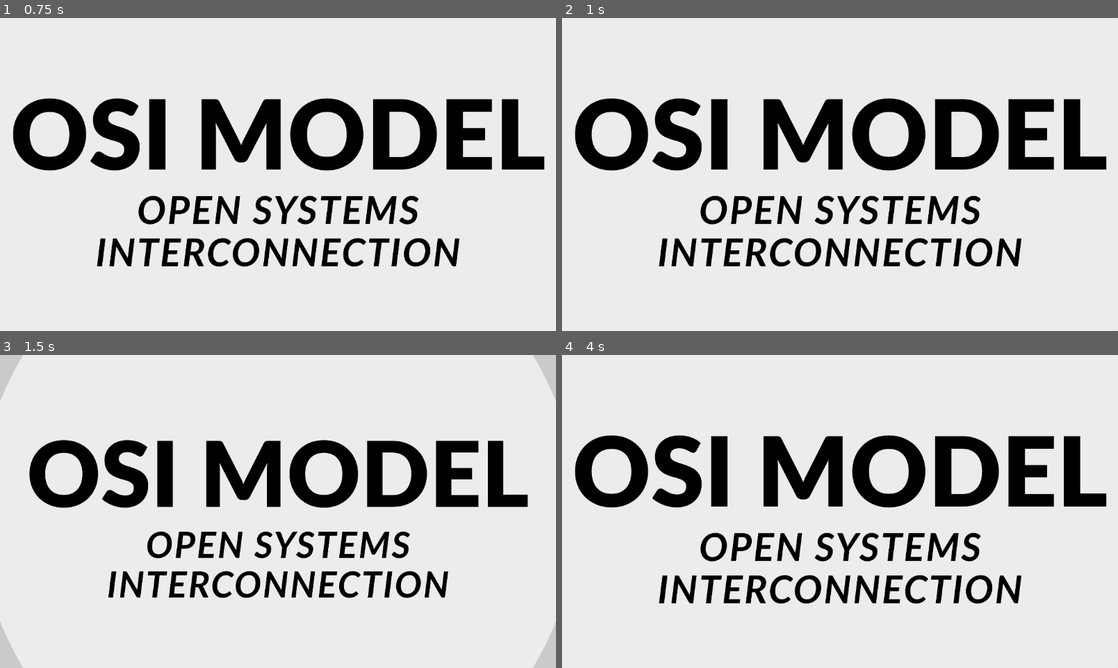
Above: before the commit, frames 1-4 (two rows, left to right).
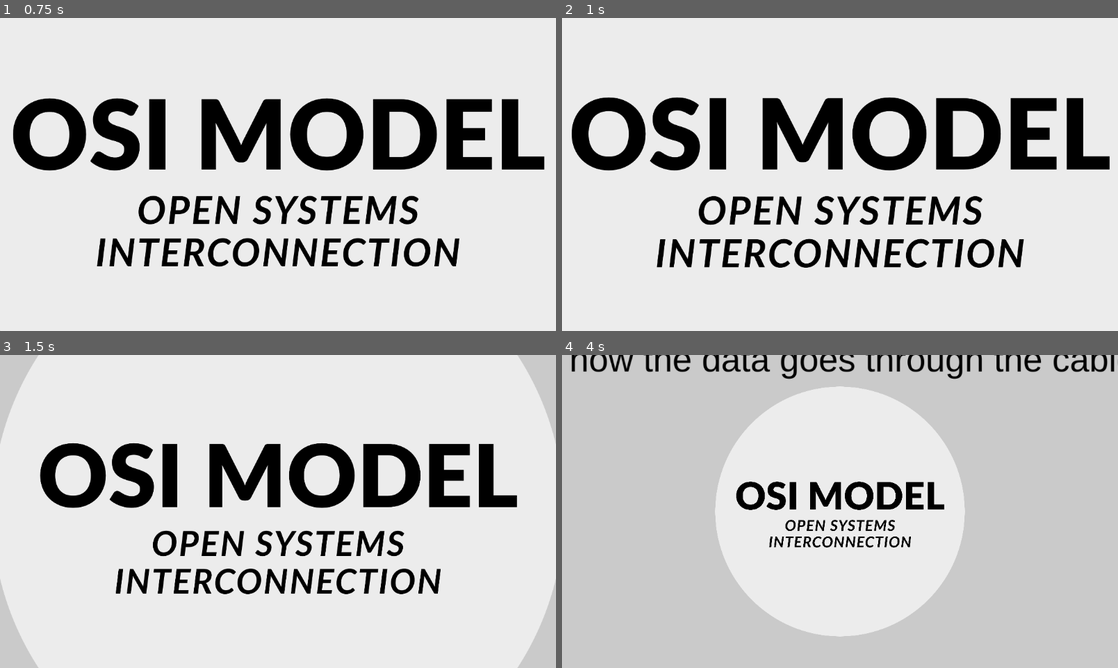
Above: after the commit, the same moments.

Repository: MalachiNg/OSI_model_explainer
Game: Godot game, scene res://main.tscn
Two runs of this game, one before a commit and one after it. Both use one fixed random seed, a clock stepped at 60 frames per second and the inputs below.
Inputs (mouse positions are in pixels of both pictures, inside the frame that each line leads up to):
- Up to frame 1 (0.75 s): tap Enter at 0.5 s; move the mouse to (400, 158) at 0.52 s; hold Up (scroll_in) from 0.53 s (still down)
- Up to frame 2 (1 s): keep holding Up (scroll_in); tap Down (scroll_out) at 0.8 s
- Up to frame 3 (1.5 s): tap Space at 1.25 s; move the mouse to (166, 527) at 1.27 s; release Up (scroll_in) at 1.28 s; tap Down (scroll_out) at 1.35 s
- Up to frame 4 (4 s): tap Up (scroll_in) at 1.55, 3.05 s; move the mouse to (895, 442) at 2.02 s; hold Up (scroll_in) 2.03-2.78 s; tap Down (scroll_out) at 2.3, 2.85, 3.8 s; tap Enter at 2.75 s; move the mouse to (812, 574) at 2.77 s; move the mouse to (1006, 558) at 3.52 s; hold Up (scroll_in) from 3.53 s (still down)

Frame 1 is identical in both runs. In frame 2, 5.3% of the frame differs, in the area x 1-99%, y 25-80%; in frame 3, 13%; in frame 4, 80%, in the area x 0-100%, y 0-100%.

Commit message:
Major Update: Added support for cursor control, and now the user can scroll in or out based on where the cursor is on the screen, as well as retaining arrows support. Finally, I added logos and start page loading screens etc, to make it look better, rather than have the regular default, no/low effort godot loading screens and icons.

Diff:
--- a/main.gd
+++ b/main.gd
@@ -1,4 +1,4 @@
-extends Node
+extends CharacterBody2D
 
 var intro_page_scale : float = float(0.55)
 var layer_1_scale : float = float(2.5)
@@ -10,25 +10,17 @@
 var layer_7_scale : float = float(39062.5)
 var scalar_x : float = float(1.0)
 var scalar : float = float(1.0)
+var scroll_speed : float
+var scalar_x_increaser : float
 
 
 func _process(_delta):
+	scroll()
+	calculate_scalar()
+	manage_scales()
+	show_corny_ass_acronym()
 	scroll_in()
 	scroll_out()
-	manage_scales()
-	calculate_scalar()
-	show_corny_ass_acronym()
-
-func scroll_in():
-	if Input.is_action_pressed("scroll_in"):
-		if scalar_x > 1:
-			scalar_x -= 0.01
-
-func scroll_out():
-	if Input.is_action_pressed("scroll_out"):
-		if scalar_x < 8.37:
-			scalar_x += 0.01
-
 
 func calculate_scalar():
 	scalar = (5*pow(2.71828183, (-1.609*scalar_x)))
@@ -44,9 +36,29 @@
 	$layer_7_Sprite2D.scale = Vector2((layer_7_scale*scalar), (layer_7_scale*scalar))
 
 func show_corny_ass_acronym():
-	if scalar_x > 8.379:
+	if scalar_x > 8.37:
 		$OSI_names_Sprite2D.show()
 		$OSI_acronym_Sprite2D.show()
 	else:
 		$OSI_names_Sprite2D.hide()
 		$OSI_acronym_Sprite2D.hide()
+
+func scroll():
+	scroll_speed = (get_global_mouse_position().y - 324)
+	scalar_x_increaser = ((scroll_speed-6.83)/9871.72)
+	if abs(scroll_speed) < 20:
+		scalar_x_increaser = 0
+	if scroll_speed > 0 and (scalar_x+scalar_x_increaser) < 8.379:
+		scalar_x += scalar_x_increaser
+	elif scroll_speed < 0 and (scalar_x+scalar_x_increaser) > 1:
+		scalar_x += scalar_x_increaser
+
+func scroll_in():
+	if Input.is_action_pressed("scroll_in"):
+		if scalar_x > 1:
+			scalar_x -= 0.01
+
+func scroll_out():
+	if Input.is_action_pressed("scroll_out"):
+		if scalar_x < 8.3:
+			scalar_x += 0.01
--- a/main.tscn
+++ b/main.tscn
@@ -12,7 +12,7 @@
 [ext_resource type="Texture2D" uid="uid://birgtmd1wpkw0" path="res://OSI_names.png" id="10_efxa6"]
 [ext_resource type="Texture2D" uid="uid://cqlalvpaebf1d" path="res://OSI_acronym.png" id="11_dg77c"]
 
-[node name="Main" type="Node"]
+[node name="Main" type="CharacterBody2D"]
 script = ExtResource("1_kek77")
 
 [node name="intro_page_Sprite2D" type="Sprite2D" parent="."]
--- a/project.godot
+++ b/project.godot
@@ -13,11 +13,13 @@
 config/name="OSI_explainer"
 run/main_scene="uid://bfmfve1ki64va"
 config/features=PackedStringArray("4.4", "GL Compatibility")
-config/icon="res://icon.svg"
+boot_splash/image="uid://jf67rtu4o3fr"
+config/icon="uid://dlhf4umvn470m"
 
 [display]
 
 window/stretch/mode="viewport"
+window/image="uid://jf67rtu4o3fr"
 
 [input]
 
Not shown, added: export_presets.cfg
Binary file added: title_screen.png
Not shown, added: title_screen.png.import
Not shown, changed: README.md
